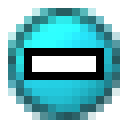
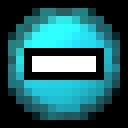
Layered file, before and after one edit (128 × 128). Changes by layer:
added layer "Calque" over [0, 0, 128, 128]
